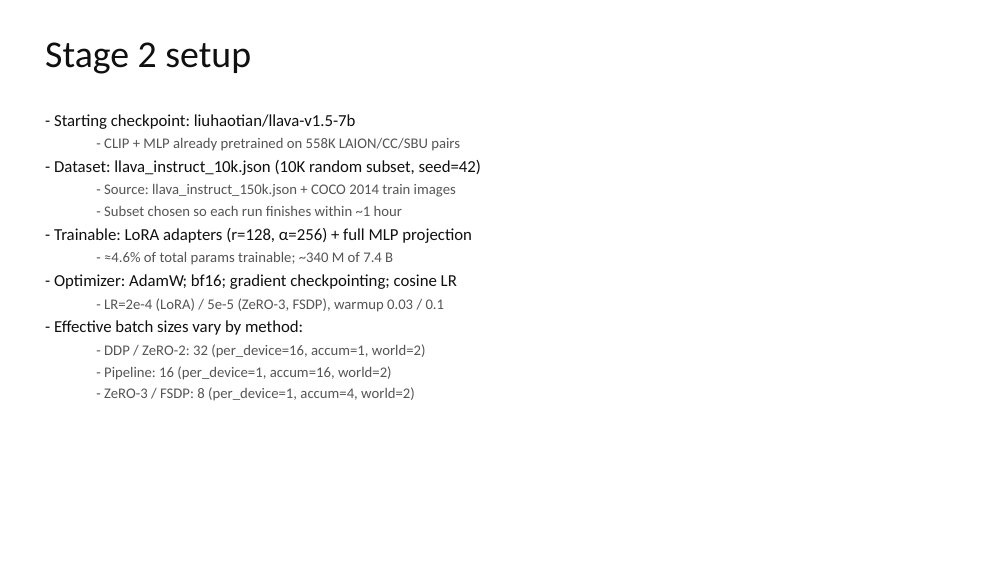
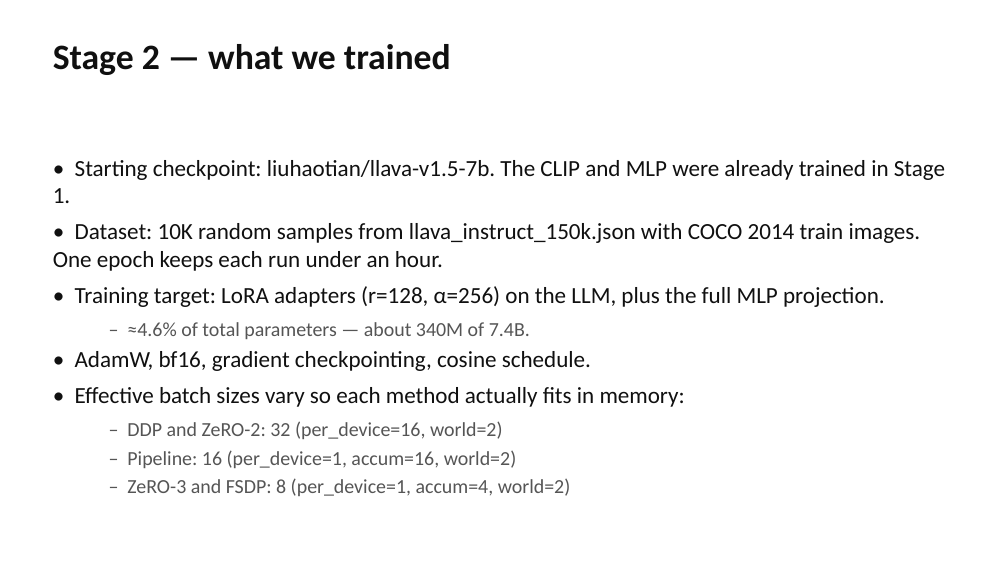
Before and after one commit to rassulmagauin/ml710, a slide deck: slide 4 of presentation/ML710_LLaVA_Parallelism.pptx. Drawn at 1008x567 pixels with LibreOffice and Linux fonts; fonts in the diff are those of the drawing. Boxes give left, top, right and bottom in pixels: in the first picture for what was removed or moved away, otherwise in the second. Text is boxed around its words. In the diff, an @@ line names an element or a change of style, - is before the commit and + after.

Commit message:
Rewrite presentation in a tighter voice; fix layout
Text changes:
- Replace bullet patterns like "X — explanation (Y)" with natural sentences
- Drop redundant section/subsection labels from titles ("Strategies compared",
  "ML task: LLaVA" etc) in favor of plainer ones ("What we compared",
  "The model: LLaVA")
- Shorten titles that were wrapping to two lines and clipping body content
  ("FSDP: PyTorch's take", "Statistical efficiency")
- Fewer nested sub-bullets; mix prose with bullets so slides don't read like
  a generated outline
- Vertical-anchor body text in the middle of each slide so layouts don't
  leave huge whitespace at the bottom

Layout changes:
- Bullets at 20-22pt (was 16), sub-bullets at 17-19pt
- Use real "•" / "–" bullet glyphs instead of leading dash characters
- One central plot per comparison slide (not bullets-on-left + chart-on-right)
  with a short italic takeaway under the title
- Result slides: bullets 6.4" wide, image 5.5" — no more overlap with the chart

Plot changes:
- Bar charts regenerated at 7.5x5 (was 8x4.5) so labels don't overflow
- Goodput split into 9a_goodput_per_sec.png and 9b_goodput_per_sample.png as
  separate single-panel plots; the merged 9_goodput.png is kept for the docs

```diff
--- a/presentation/ML710_LLaVA_Parallelism.pptx
+++ b/presentation/ML710_LLaVA_Parallelism.pptx
@@ text at bbox=[53, 44, 451, 75]: text changed; size 36 to 34 pt; bold on @@
-Stage 2 setup
+Stage 2 — what we trained
@@ text "• Starting checkpoint: liuhaotian/llava-v1.5-7b. The ..." at bbox=[53, 160, 945, 496]: vertical alignment top to middle @@
@@ text at bbox=[53, 160, 945, 496]: text changed; size 14 to 22 pt; text colour #555555 to #101010 @@
-- Starting checkpoint: liuhaotian/llava-v1.5-7b
-  - CLIP + MLP already pretrained on 558K LAION/CC/SBU pairs
-- Dataset: llava_instruct_10k.json (10K random subset, seed=42)
-  - Source: llava_instruct_150k.json + COCO 2014 train images
-  - Subset chosen so each run finishes within ~1 hour
-- Trainable: LoRA adapters (r=128, α=256) + full MLP projection
-  - ≈4.6% of total params trainable; ~340 M of 7.4 B
-- Optimizer: AdamW; bf16; gradient checkpointing; cosine LR
-  - LR=2e-4 (LoRA) / 5e-5 (ZeRO-3, FSDP), warmup 0.03 / 0.1
-- Effective batch sizes vary by method:
-  - DDP / ZeRO-2: 32 (per_device=16, accum=1, world=2)
-  - Pipeline: 16 (per_device=1, accum=16, world=2)
-  - ZeRO-3 / FSDP: 8 (per_device=1, accum=4, world=2)
+• Starting checkpoint: liuhaotian/llava-v1.5-7b. The CLIP and MLP were already trained in Stage 1.
+• Dataset: 10K random samples from llava_instruct_150k.json with COCO 2014 train images. One epoch keeps each run under an hour.
+• Training target: LoRA adapters (r=128, α=256) on the LLM, plus the full MLP projection.
+  – ≈4.6% of total parameters — about 340M of 7.4B.
+• AdamW, bf16, gradient checkpointing, cosine schedule.
+• Effective batch sizes vary so each method actually fits in memory:
+  – DDP and ZeRO-2: 32 (per_device=16, world=2)
+  – Pipeline: 16 (per_device=1, accum=16, world=2)
+  – ZeRO-3 and FSDP: 8 (per_device=1, accum=4, world=2)
```
Also in this commit, not shown: 19 other slides changed, 10 slides added, 10 slides removed, 10 other files.
